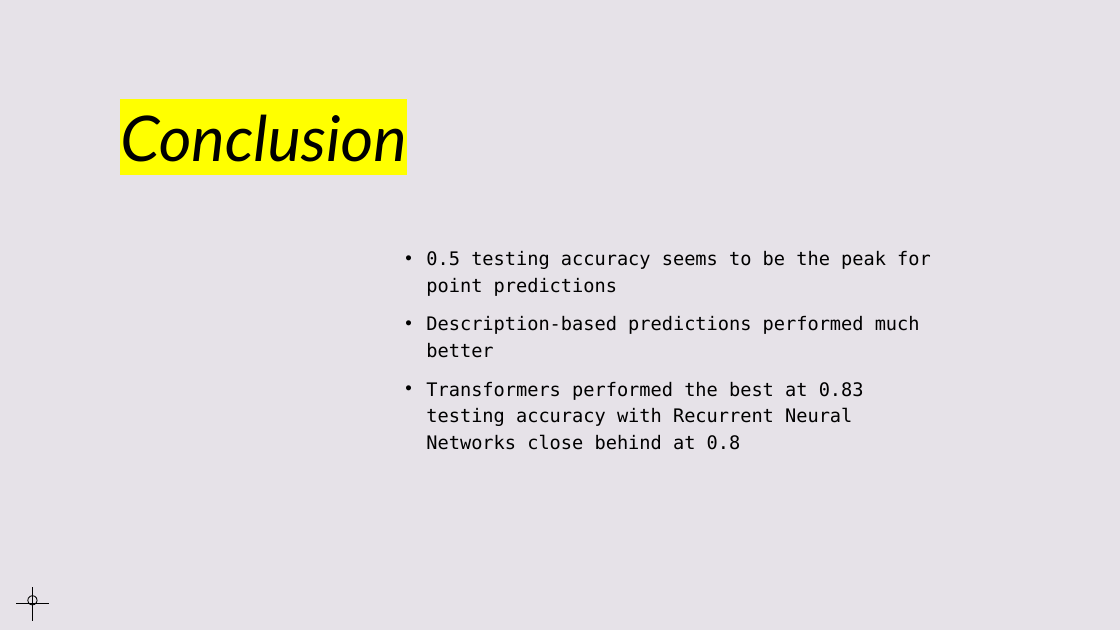
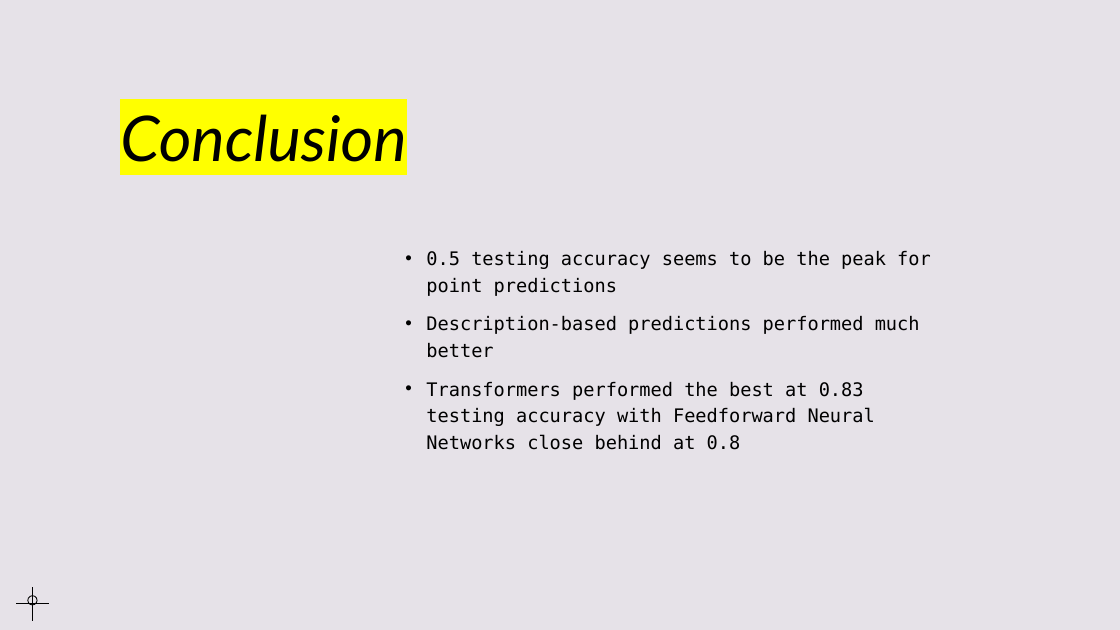
Before and after one commit to ChristianBP/Grad-School-Work, a slide deck: slide 14 of Machine Learning/Project/Presentation.pptx. Drawn at 1120x630 pixels with LibreOffice and Linux fonts; fonts in the diff are those of the drawing. Boxes give left, top, right and bottom in pixels: in the first picture for what was removed or moved away, otherwise in the second. Text is boxed around its words. In the diff, an @@ line names an element or a change of style, - is before the commit and + after.

```diff
--- a/Machine Learning/Project/Presentation.pptx
+++ b/Machine Learning/Project/Presentation.pptx
@@ text at bbox=[426, 381, 875, 450]: text changed @@
-• Transformers performed the best at 0.83 testing accuracy with Recurrent Neural Networks close behind at 0.8
+• Transformers performed the best at 0.83 testing accuracy with Feedforward Neural Networks close behind at 0.8
```
Also in this commit, not shown: 1 other file.
